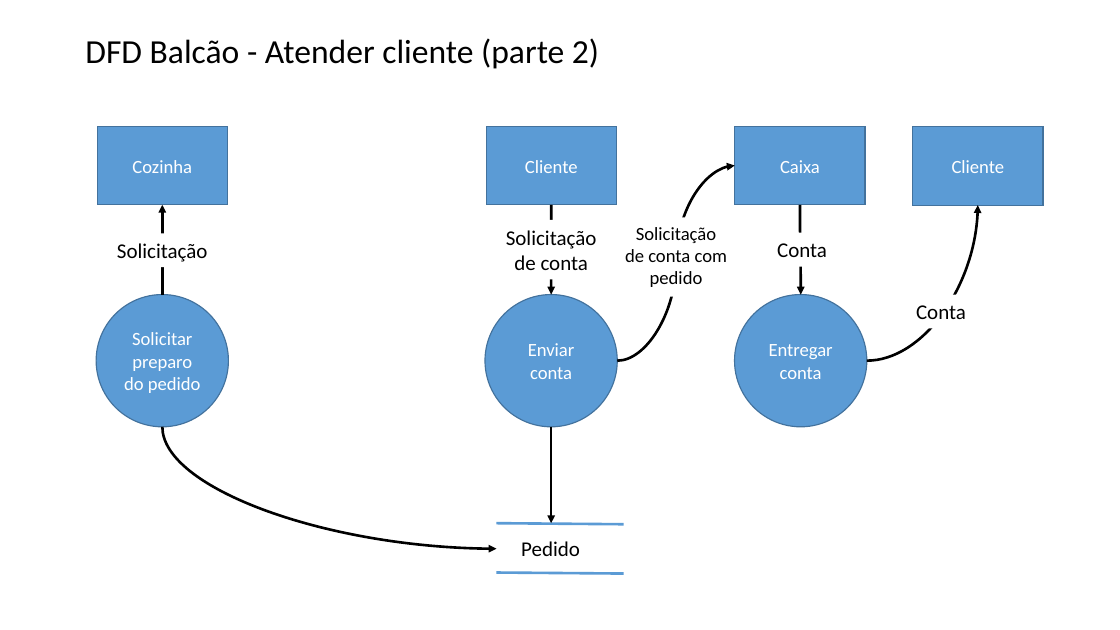
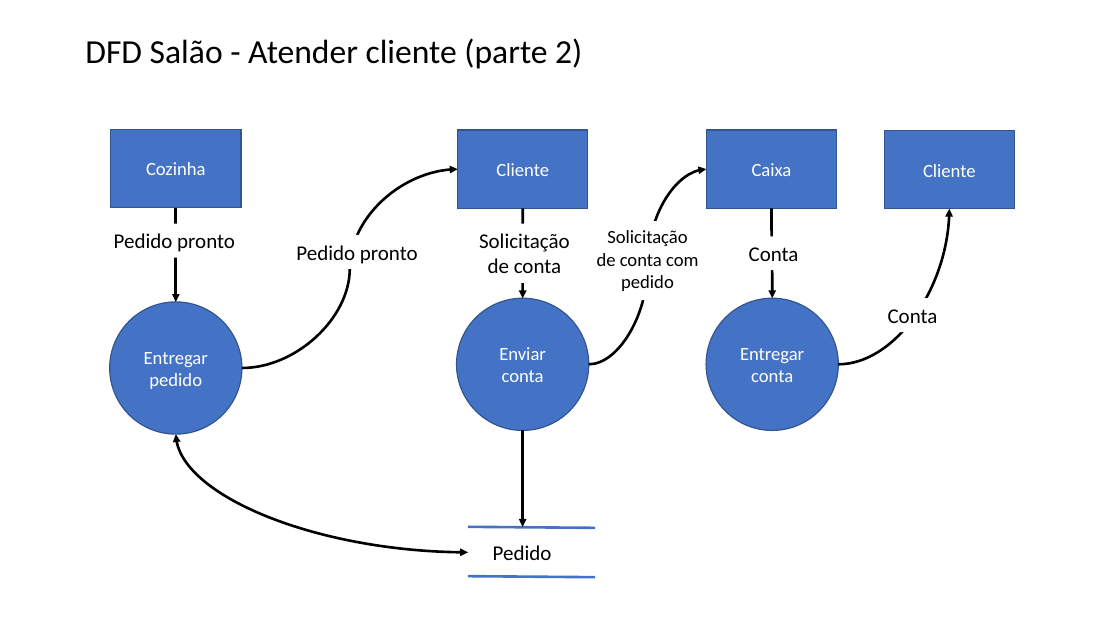
Before and after one commit to faconta/OPE, a slide deck: slide 4 of Artefatos/16. Diagramas de Fluxo de Dados.pptx. Drawn at 1120x630 pixels with LibreOffice and Linux fonts; fonts in the diff are those of the drawing. Boxes give left, top, right and bottom in pixels: in the first picture for what was removed or moved away, otherwise in the second. Text is boxed around its words. In the diff, an @@ line names an element or a change of style, - is before the commit and + after.

```diff
--- a/Artefatos/16. Diagramas de Fluxo de Dados.pptx
+++ b/Artefatos/16. Diagramas de Fluxo de Dados.pptx
@@ title at <box>85,38,582,69</box>: text changed @@
-DFD Balcão - Atender cliente (parte 2)
+DFD Salão - Atender cliente (parte 2)
@@ rectangle "Cozinha": place and size @@
-rectangle "Cozinha" at <box>97,126,228,204</box>
+rectangle "Cozinha" at <box>111,129,241,208</box>
@@ 1 text, 1 ellipse, 1 rectangle: place and size @@
-1 text, 1 ellipse, 1 rectangle at <box>506,127,1043,427</box>
+1 text, 1 ellipse, 1 rectangle at <box>479,130,1015,430</box>
@@ curved arrow added from (242, 368) to (458, 169), #000000 2.25 pt @@
@@ arrow moved from (162, 295) - (162, 205) to (176, 208) - (176, 302) @@
@@ text added at <box>114,233,235,252</box>, 18 pt, text #000000 @@
+Pedido pronto
@@ text removed at <box>117,243,208,262</box> @@
-Solicitação
@@ text added at <box>296,245,418,264</box>, 18 pt, text #000000 @@
+Pedido pronto
@@ ellipse "Entregar pedido": place and size @@
-ellipse "Entregar pedido" at <box>96,295,228,427</box>
+ellipse "Entregar pedido" at <box>110,302,242,434</box>
@@ fill #5B9BD5 to #4472C4; outline #43739E 1 pt to #325491 1 pt in 7 elements at <box>111,129,241,208</box>, <box>457,298,589,430</box>, <box>707,298,839,430</box>, <box>885,130,1015,208</box>, <box>458,130,588,208</box>, <box>707,130,837,208</box>, <box>110,302,242,434</box> @@
@@ text in ellipse at <box>144,352,208,389</box>: text changed @@
-Solicitar preparo do pedido
+Entregar pedido
@@ curved arrow moved from (162, 427) - (497, 549) to (176, 434) - (468, 553) @@
@@ curved arrow (176, 434) - (468, 553): curved arrow to curved double arrow @@
@@ 4 texts, 3 curved arrows, 2 rectangles, 2 arrows, 2 lines, 1 ellipse: place and size @@
-4 texts, 3 curved arrows, 2 rectangles, 2 arrows, 2 lines, 1 ellipse at <box>485,126,978,574</box>
+4 texts, 3 curved arrows, 2 rectangles, 2 arrows, 2 lines, 1 ellipse at <box>457,130,949,577</box>
@@ line (468, 527) - (595, 528): stroke #5B9BD5 2.25 pt to #4472C4 2.25 pt @@
@@ line (468, 576) - (595, 577): stroke #5B9BD5 2.25 pt to #4472C4 2.25 pt @@
```
Also in this commit, not shown: 5 other slides changed, 1 slide removed, 1 other file.
